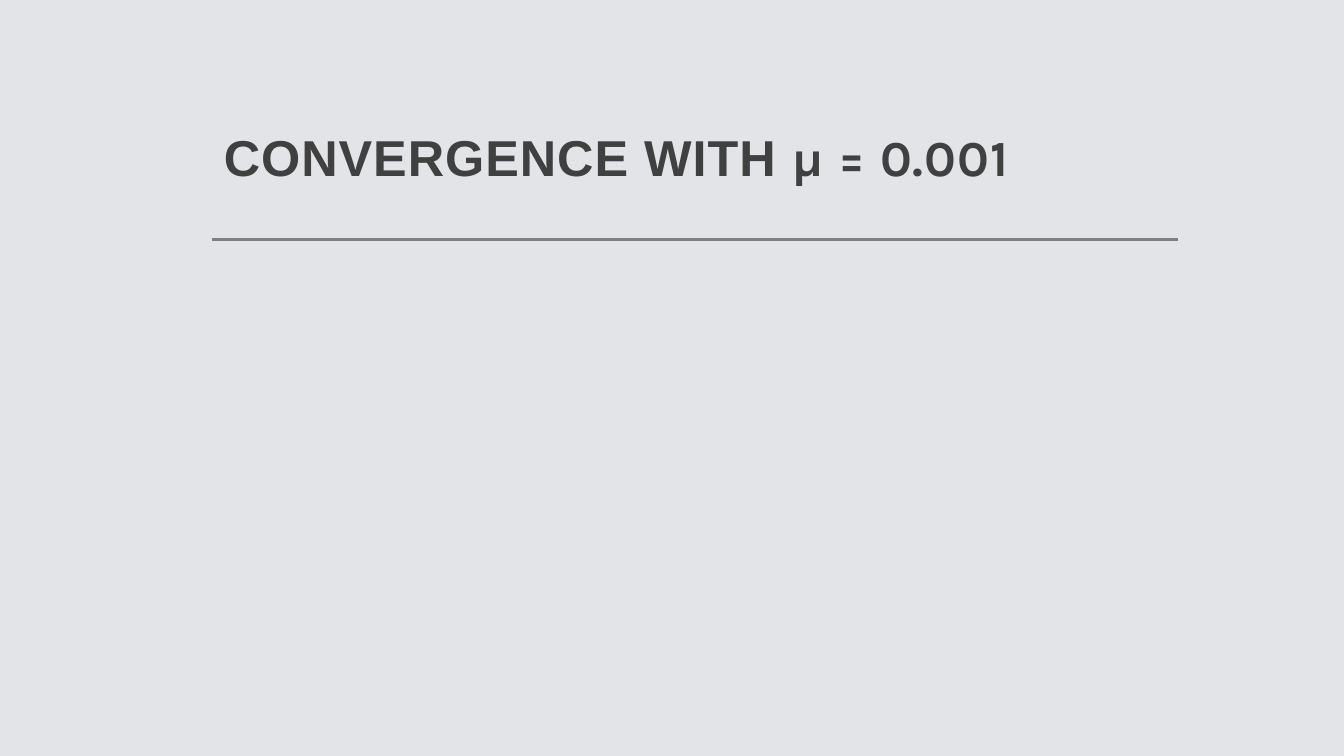
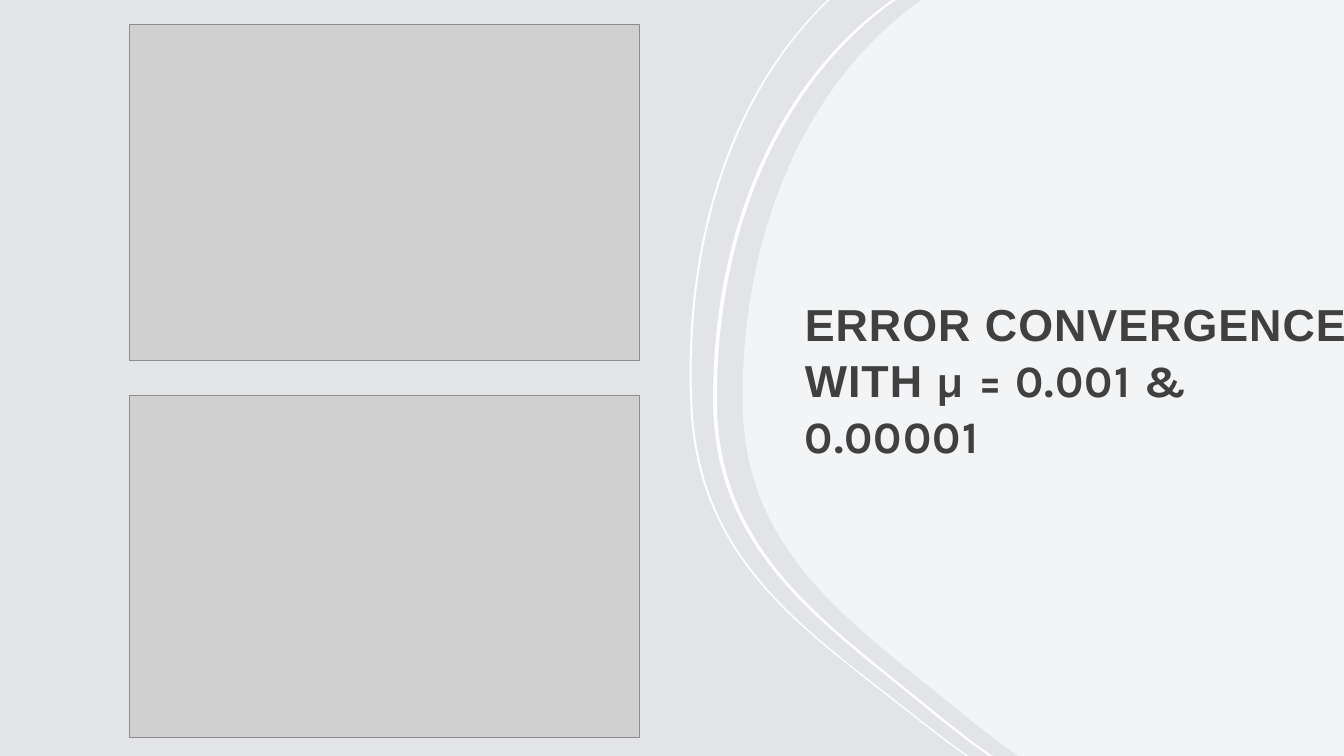
Before and after one commit to Harsh502s/ML-Assignments, a slide deck: slide 5 of SC Seminar/µ-LMS.pptx. Drawn at 1344x756 pixels with LibreOffice and Linux fonts; fonts in the diff are those of the drawing; grey boxes stand for pictures. Boxes give left, top, right and bottom in pixels: in the first picture for what was removed or moved away, otherwise in the second. Text is boxed around its words. In the diff, an @@ line names an element or a change of style, - is before the commit and + after.

```diff
--- a/SC Seminar/µ-LMS.pptx
+++ b/SC Seminar/µ-LMS.pptx
@@ picture added at (129,24,640,360) @@
@@ freeform shape added at (690,0,969,756), fill #FFFFFF @@
@@ freeform shape added at (713,0,992,756), fill #FFFFFF @@
@@ freeform shape added at (743,0,1344,756), fill #FFFFFF at 60% opacity @@
@@ line removed from (212, 240) to (1179, 240) @@
@@ title at (805,309,1344,454): text changed; size 36 to 32 pt @@
-CONVERGENCE WITH µ = 0.001
+ERROR CONVERGENCE WITH µ = 0.001 & 0.00001
@@ picture added at (129,396,640,738) @@
```
Also in this commit, not shown: 3 other slides changed, 1 slide added, 1 other file.
